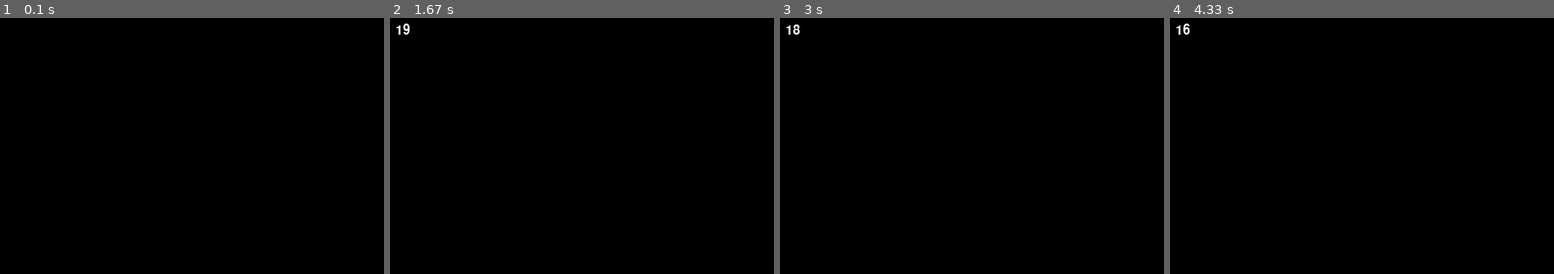
Above: before the commit, frames 1-4 (left to right).
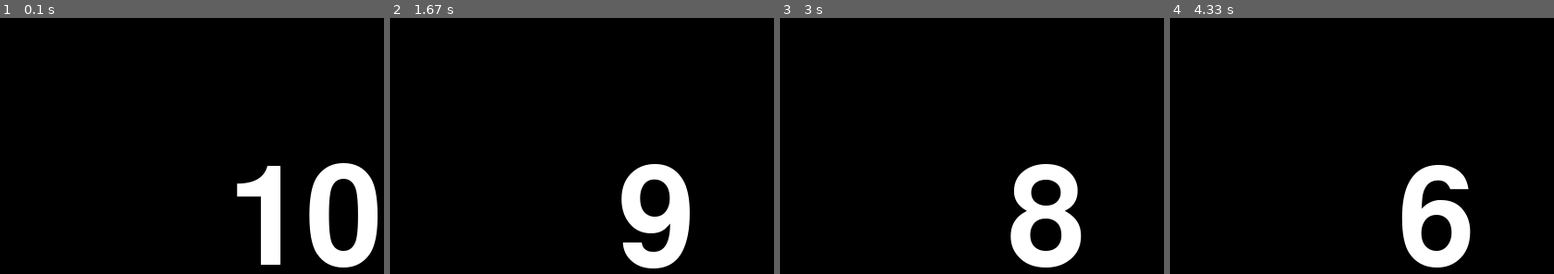
Above: after the commit, the same moments.

Repository: qiebzps/myCode
Game: pygame game, started from pygameFont/dogmove.py
The game is run twice, just before and just after one commit, with the same random seed, the same clock (stepped at 60 frames per second) and the same inputs.
Inputs:
- Up to frame 1 (0.1 s): no input
- Up to frame 2 (1.67 s): no input
- Up to frame 3 (3 s): no input
- Up to frame 4 (4.33 s): no input

The runs differ from the first frame. In frame 1, 6.7% of the frame differs, in the area x 61-99%, y 56-98%; in frame 2, 4.6%; in frame 3, 4.7%; in frame 4, 4.5%.

Commit message:
我也不不知道出了什么问题。

Diff:
--- a/pygameFont/dogmove.py
+++ b/pygameFont/dogmove.py
@@ -42,18 +42,20 @@
 # 填充白色
 #screen.fill((255.255.255))
 
-timer = 20
+timer = 10
+show_text(screen, (250,150),str(timer) ,(255,255,255),font_size = 221)
+pygame.display.update()
 # main loop
 while True:
     for event in pygame.event.get():
         if event.type == QUIT:
-            pygame.quit
-            sys.exit
+            pygame.quit()
+            sys.exit()
 
     if (timer>0):
         timer -= 1
         time.sleep(1)
     screen.fill([0,0,0])
-    show_text(screen, (10,10),str(timer) ,(255,255,255),font_size = 21)
+    show_text(screen, (250,150),str(timer) ,(255,255,255),font_size = 221)
     # 刷新
     pygame.display.update()
--- /dev/null
+++ b/pygameFont/dogmove_0.1.py
@@ -0,0 +1,32 @@
+#!/bin/env python3
+# 引入——初始化和设置——响应与刷新
+
+# 引入
+import os, sys, time, pygame
+from pygame.locals import *
+from pygame.font import *
+
+pygame.init()
+screen = pygame.display.set_mode((600,400))
+pygame.display.set_caption("显示文字")
+# 填充白色
+#screen.fill((255.255.255))
+
+timer = 20
+# main loop
+while True:
+    for event in pygame.event.get():
+        if event.type == QUIT:
+            pygame.quit
+            sys.exit
+
+    if (timer>0):
+        timer -= 1
+        time.sleep(1)
+    screen.fill([0,0,0])
+#    show_text(screen, (10,10),str(timer) ,(255,255,255),font_size = 21)
+    cur_font = pygame.font.SysFont("宋体",23)
+    text_fmt = cur_font.render(str(timer),1,[255,255,255])
+    screen.blit(text_fmt, (20,20))
+    # 刷新
+    pygame.display.update()
--- /dev/null
+++ b/pygameFont/dogmove_0.2.py
@@ -0,0 +1,21 @@
+#!/bin/env python3
+
+# 引入
+import pygame, sys
+from pygame.locals import *
+from pygame.font import *
+
+# 初始化与设置
+pygame.init()
+
+screen_size = 600,400
+screen = pygame.display.set_mode(screen_size)
+
+# main loop
+while True:
+    for event in pygame.event.get():
+        if event.type == QUIT:
+            pygame.quit()
+            sys.exit()
+    # refresh
+    pygame.display.update()
Not shown, added: pygameFont/.dogmove_0.2.py.swp
